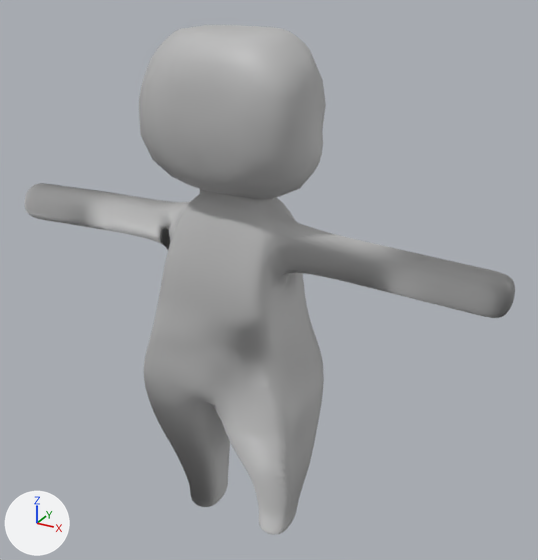
One commit to the FBX model game/client/Assets/FBX/running.fbx: the scene before it, then after it.
Camera for both pictures: a camera (50 mm lens) standing at (1.3, -2.089, 2.154) and looking at (0.1, 0.093, 1.063). The axes (+X, +Y, +Z) are drawn at lower left. The lights are the same throughout. Where no turn or scale is listed for an object, it has been applied to the vertices.

In view in the first picture: 'character'.
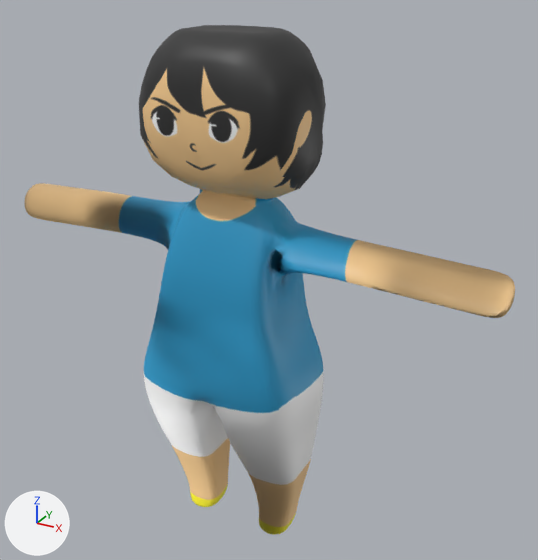
The change, as a list of edits to the scene's bpy script:
```text
Add img_modeluv_x_png:
    img_modeluv_x_png = load_image('modelUV_x.png', 'modelUV_x.png', 3500, 3500, 'sRGB')
Change mat_lambert1:
    remove mat_lambert1.base_color = (0.5, 0.5, 0.5)  # grey #bcbcbc
    add mat_lambert1.texture = img_modeluv_x_png
Change me_mesh:
    where me_mesh.from_pydata(...)  # 4202 vertices, 4200 faces; spans x -0.94..0.97, y -0.24..0.25, z 0.02..1.94
    used by ob_character; location = (0.0, 0.0, 0.0)
    me_mesh part 1: its shading normals changed
    me_mesh part 2: texture (UV) coordinates of 4200 of 4200 faces, centred in x -0.94..0.97, y -0.24..0.23, z 0.02..1.94, changed; they spanned u 0.12..0.88, v 0.0..1.0 and now span u 0.0..0.94, v 0.0..1.0
```

Changed parts and their boxes [x1, y1, x2, y2] in the pictures (538 x 560 px):
'character', surface changed, shading changed
    both: [24, 25, 515, 535]
part 2 of me_mesh, surface changed
    both: [24, 25, 515, 535]
